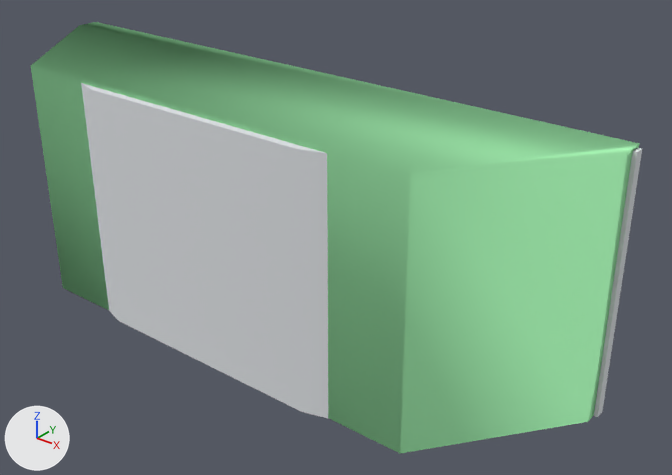
Before and after pictures for a commit that changed the Blender file src/props_lights/walllight001a.blend.
Camera for both pictures: a 50 mm lens placed at (23.7, -28.0, 15.5), pointed at (2.7, -1.8, -0.7). Every picture has the same lights, and +X, +Y and +Z are marked at lower left.

The first picture shows 'walllight001a_physics', 'walllight001a_reference'.
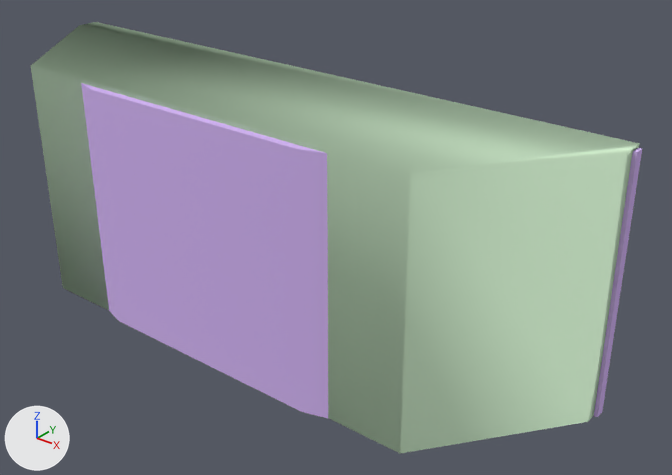
What differs and where, as boxes (x1, y1, x2, y2) in the pictures (672 x 475 px):
```json
{"object": "walllight001a_physics", "change": "recoloured", "before": [31, 22, 640, 454], "after": [31, 22, 640, 454], "on screen": "green to white"}
{"object": "walllight001a_reference", "change": "recoloured", "before": [81, 83, 642, 419], "after": [81, 83, 642, 419], "on screen": "white to purple"}
```

The change, as JSON lines over the scene's bpy script:
```json
{"op": "set", "path": "mat_walllight001a.base_color", "old": "(0.747, 0.772, 0.795)", "new": "(0.659, 0.468, 0.897)", "note": "white #e0e4e6 -> purple #d4b6f3"}
{"op": "set", "path": "mat_phy.base_color", "old": "(0.411, 0.956, 0.484)", "new": "(0.667, 0.891, 0.642)", "note": "green #acfab9 -> white #d5f2d2"}
```
